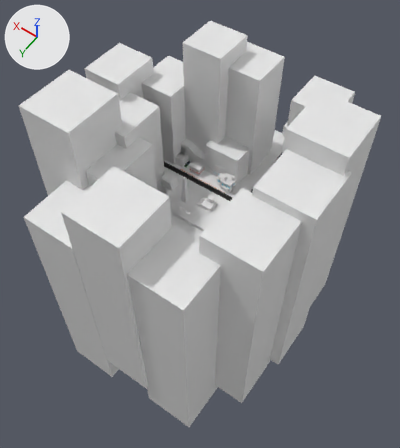
Before and after pictures for a commit that changed the FBX model Assets/Models/testLevel.fbx.
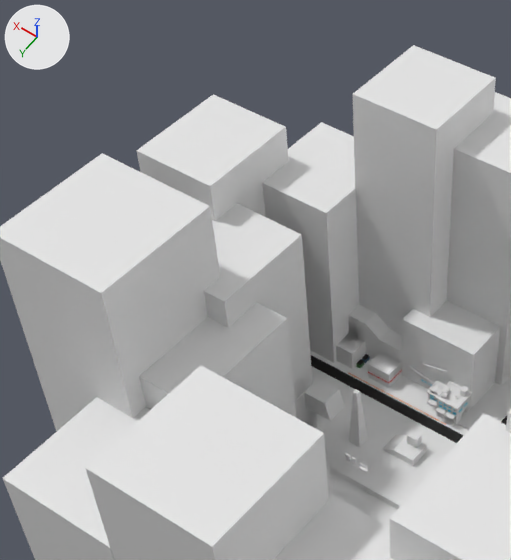
There are two pictures of each version: one whole from a 50 mm camera at (-251.0, 367.0, 486.0) aimed at (-12.0, 32.0, -40.0), one close up on the part from 6% to 64% of the width and 0% to 57% of the height. The lights are fixed; the arrows at upper left show +X, +Y and +Z. Where no turn or scale is listed for an object, it has been applied to the vertices.

Script lines for the objects in view, before the commit:
```python
me_cube_030 = bpy.data.meshes.new('Cube.030')
me_cube_030.from_pydata(...)  # a box spanning x -1.0..1.0, y 0.26..1.71, z -1.21..1.0
me_cube_031 = bpy.data.meshes.new('Cube.031')
me_cube_031.from_pydata(...)  # a box spanning x -1.0..1.0, y 0.26..1.71, z -1.21..1.0
me_cube_043 = bpy.data.meshes.new('Cube.043')
me_cube_043.from_pydata(...)  # a box spanning x -1.0..1.0, y -1.0..0.26, z -1.53..1.0
ob_cube_012 = bpy.data.objects.new('Cube.012', me_cube_030)
ob_cube_012.location = (71.7, 87.5, 0.0)
ob_cube_012.scale = (-23.4, -39.0, -85.4)
ob_cube_013 = bpy.data.objects.new('Cube.013', me_cube_031)
ob_cube_013.location = (111.8, 47.1, 20.5)
ob_cube_013.scale = (-23.4, -39.0, -85.4)
ob_cube_024 = bpy.data.objects.new('Cube.024', me_cube_043)
ob_cube_024.location = (-13.5, 138.5, -59.9)
ob_cube_024.scale = (-32.2, -53.7, -118.0)
# also in view: 'Building.002' at (-25.0, -6.0, 7.0); 'Plane' at (-12.0, 10.0, 17.0); 'Cube.009' at (25.0, -47.0, 32.0); 'Cube.021' at (62.0, 90.0, -62.0); 'Cube.020' at (93.0, 99.0, -5.0)
```
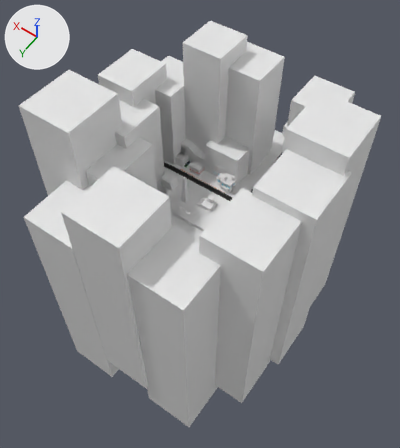
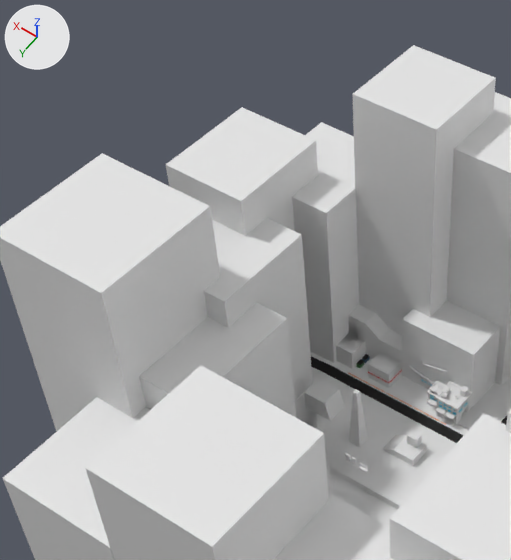
What the commit changed:
Object 'Cube.013' (ob_cube_013) moves from (111.8, 47.1, 20.5) to (93.1, 47.1, 20.5).

Pixel boxes (x1, y1, x2, y2) of what changed, in the close-ups (511 x 560 px):
'Cube.013', moved: before (136, 94, 289, 221); after (166, 107, 318, 236)
